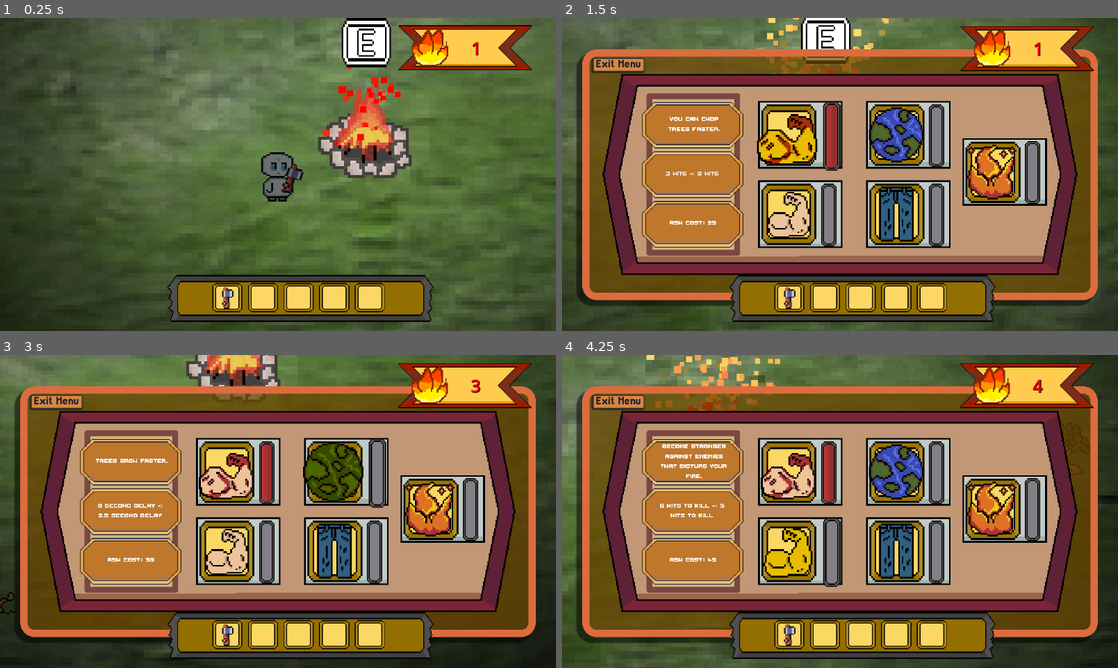
Above: before the commit, frames 1-4 (two rows, left to right).
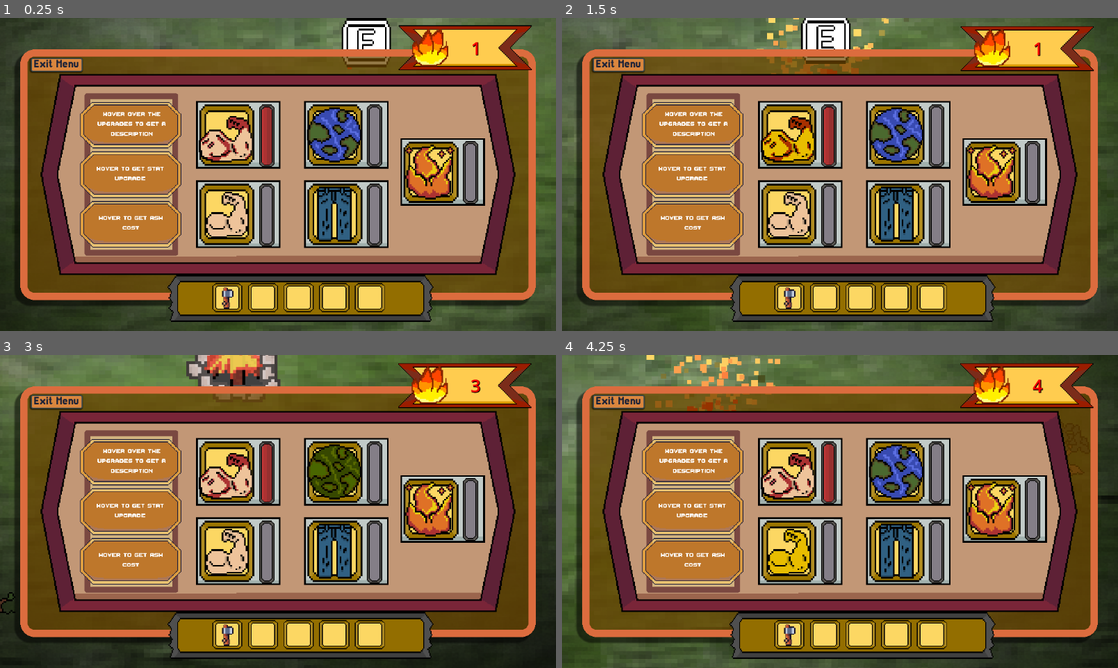
Above: after the commit, the same moments.

Repository: DaqCode/GameDevJS2025
Game: Godot game, scene res://scenes/UI/main_scene.tscn
Same seed, same stepped clock (60 frames per second), same inputs: the game is played once before the commit and once after it.
Inputs (mouse positions are in pixels of both pictures, inside the frame that each line leads up to):
- Up to frame 1 (0.25 s): no input
- Up to frame 2 (1.5 s): move the mouse to (962, 158) at 0.52 s; hold D (right) 0.53-1.25 s; hold E (interact) 0.53-1.25 s; click (789, 133) at 1.25 s
- Up to frame 3 (3 s): move the mouse to (166, 527) at 2.02 s; hold S (down) 2.03-2.78 s; tap E (interact) at 2.1 s; move the mouse to (333, 442) at 2.77 s; hold D (right) from 2.78 s (still down); hold E (interact) from 2.78 s (still down)
- Up to frame 4 (4.25 s): move the mouse to (812, 574) at 3.52 s; release D (right) at 3.53 s; release E (interact) at 3.53 s; hold W (up) from 3.53 s (still down); tap E (interact) at 3.6 s

The runs differ from the first frame. In frame 1, 70% of the frame differs, in the area x 2-97%, y 10-92%; in frame 2, 2.1%; in frame 3, 2.0%; in frame 4, 2.0%.
Error after the commit: Parse Error: Expected end of statement after variable declaration, found "{" instead. (res://scenes/UI/upgrade_station.gd:32)

Commit message:
Need to update the station and save data.

Diff:
--- a/gamedevjs2025/scenes/UI/upgrade_station.gd
+++ b/gamedevjs2025/scenes/UI/upgrade_station.gd
@@ -17,6 +17,40 @@
 
 var this_is_dumb := 1
 var is_checking_stats : bool = false
+var can_afford : bool = false
+
+var current_ash_cost: int = 0
+
+enum PlayerUpgrades{
+	LUMBERJACKMUSCLES,
+	LOCALECOLOGIST,
+	ANGRYMUSCLES,
+	SPEEDYLEGGINGS,
+	FURIOUSFIRE
+}
+
+var upgrade_cost_data{
+	PlayerUpgrades.LUMBERJACKMUSCLES{
+		"cost": [25, 55, 80]
+	},
+
+	PlayerUpgrades.LOCALECOLOGIST{
+		"cost": [30,70, 100]
+	},
+
+	PlayerUpgrades.ANGRYMUSCLES{
+		"cost": [45, 90, 165]
+	},
+
+	PlayerUpgrades.SPEEDYLEGGINGS{
+		"cost": [50, 100, 175]
+	},
+
+	PlayerUpgrades.FURIOUSFIRE{
+		"cost": [100, 250, 600]
+	}
+
+}
 
 func _ready() -> void:
 	self.visible = false
@@ -26,17 +60,35 @@
 			i.connect("pressed", Callable(self, ("_on_upgrade_pressed_%d" %this_is_dumb)))
 			i.connect("mouse_entered", Callable(self, "_on_upgrade_mouse_entered").bind(i))
 			i.connect("mouse_exited", Callable(self, "_on_upgrade_mouse_exited").bind(i))
-			this_is_dumb+=1  # Connect to speciifc... wait why didnt i just connect it from godot......
+			this_is_dumb+=1
 
 		else:
 			print("You're not a button, ignored...")
 
+	# Attemptin to make some data grabs to detect if player can afford update
+	match PlayerUpgrades:
+		LUMBERJACKMUSCLES:
+			pass
+		LOCALECOLOGIST:
+			pass
+		ANGRYMUSCLES:
+			pass
+		SPEEDYLEGGINGS:
+			pass
+		FURIOUSFIRE:
+			pass
+
+
 func _process(_delta: float) -> void:
 	if InputEventMouseMotion:
-		pass
+
+		# Check every time if player can afford an upgrade in the first place. Need to compare globla variable with this current variable.
 
 
 func _on_upgrade_pressed_1() -> void:
+	if can_afford:
+		GlobalPlayerScript.current_total_ashes -=
+
 	print("This is button 1 i swear to god dude.")
 
 func _on_upgrade_pressed_2() -> void:
